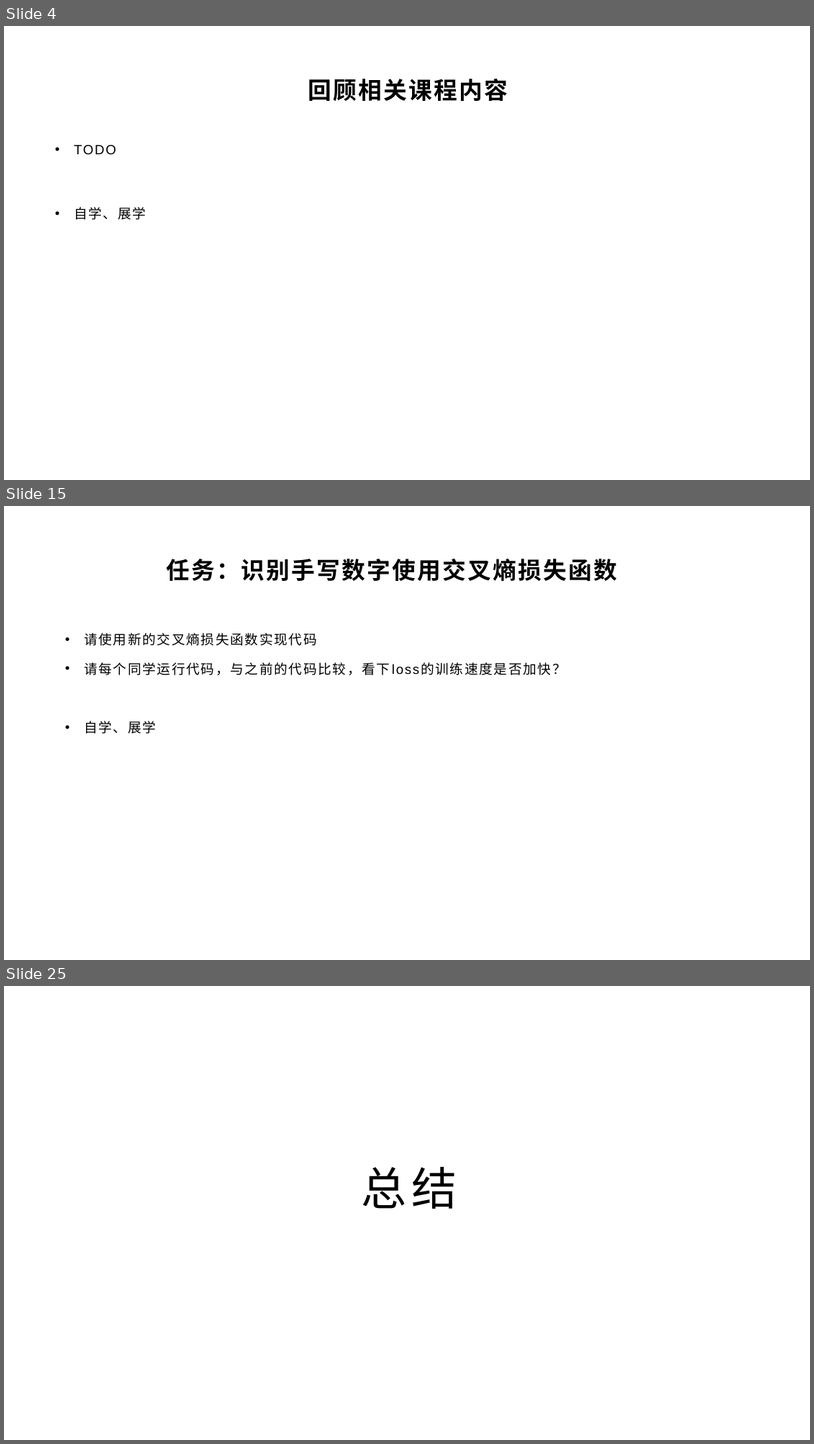
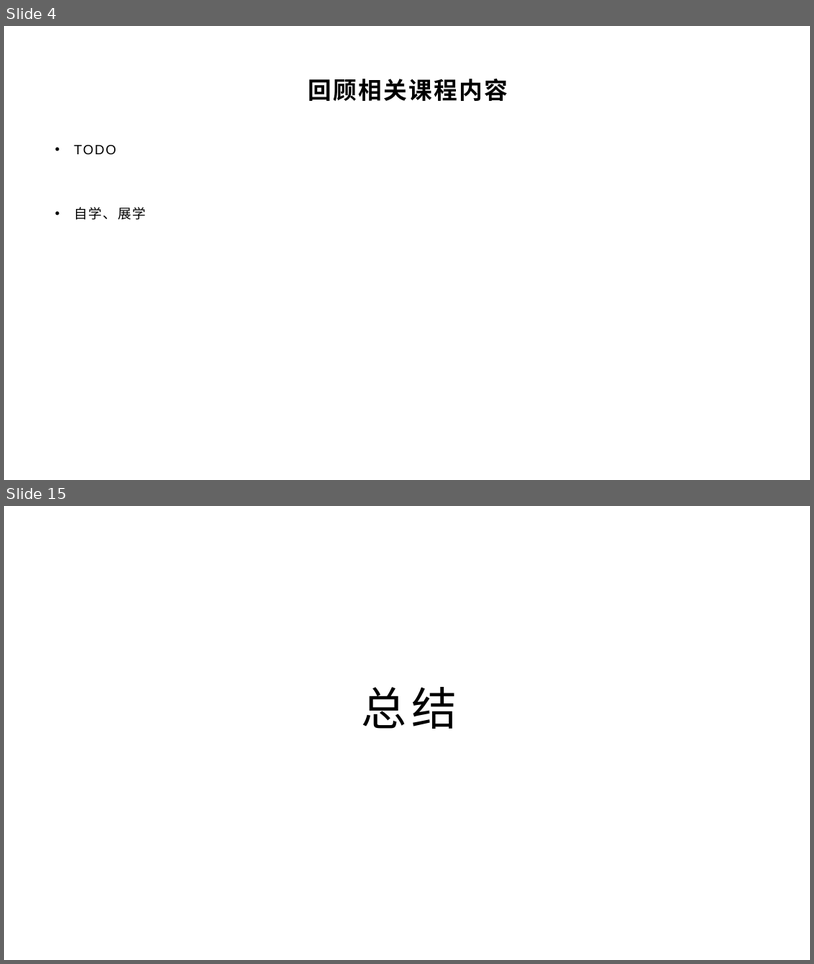
Before and after one commit to yyc-git/DeepLearningEdu, a slide deck: lessons/7_mini_batch/ppt/使用小批量随机梯度下降.pptx. Shown one above the other, each under a label of ours: slides 4, 15 and 25 before the commit, slides 4 and 15 after it; the slides between them are not shown. The pictures are 814x1444 and 814x964 pixels, drawn with LibreOffice and Linux fonts; fonts in the diff are those of the drawing; background and template pictures are left out. Boxes give left, top, right and bottom in pixels: in the first picture for what was removed or moved away, otherwise in the second. Text is boxed around its words. In the diff, an @@ line names an element or a change of style, - is before the commit and + after.

```diff
--- a/lessons/7_mini_batch/ppt/使用小批量随机梯度下降.pptx
+++ b/lessons/7_mini_batch/ppt/使用小批量随机梯度下降.pptx
@@ slide 15 removed at (4,506,810,960), background picture (left out) @@
@@ title removed at (166,559,617,581) @@
-任务：识别手写数字使用交叉熵损失函数
@@ text removed at (84,633,566,734) @@
-• 请使用新的交叉熵损失函数实现代码
-• 请每个同学运行代码，与之前的代码比较，看下loss的训练速度是否加快？
-• 自学、展学
@@ what was slide 25 is now slide 15 @@
```
Also in this commit, not shown: 12 slides changed, 1 slide added, 10 other slides removed, 2 other files.
